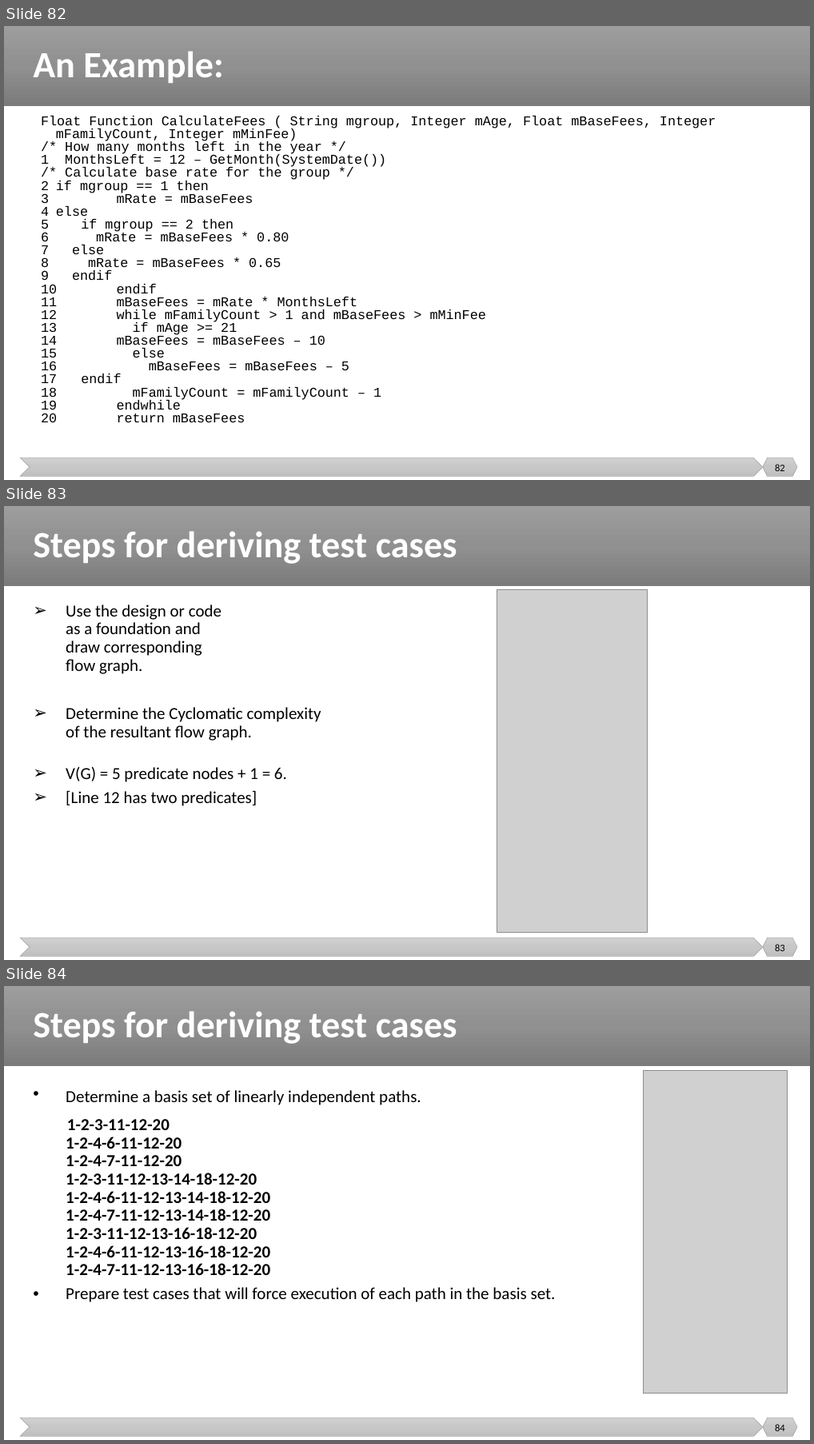
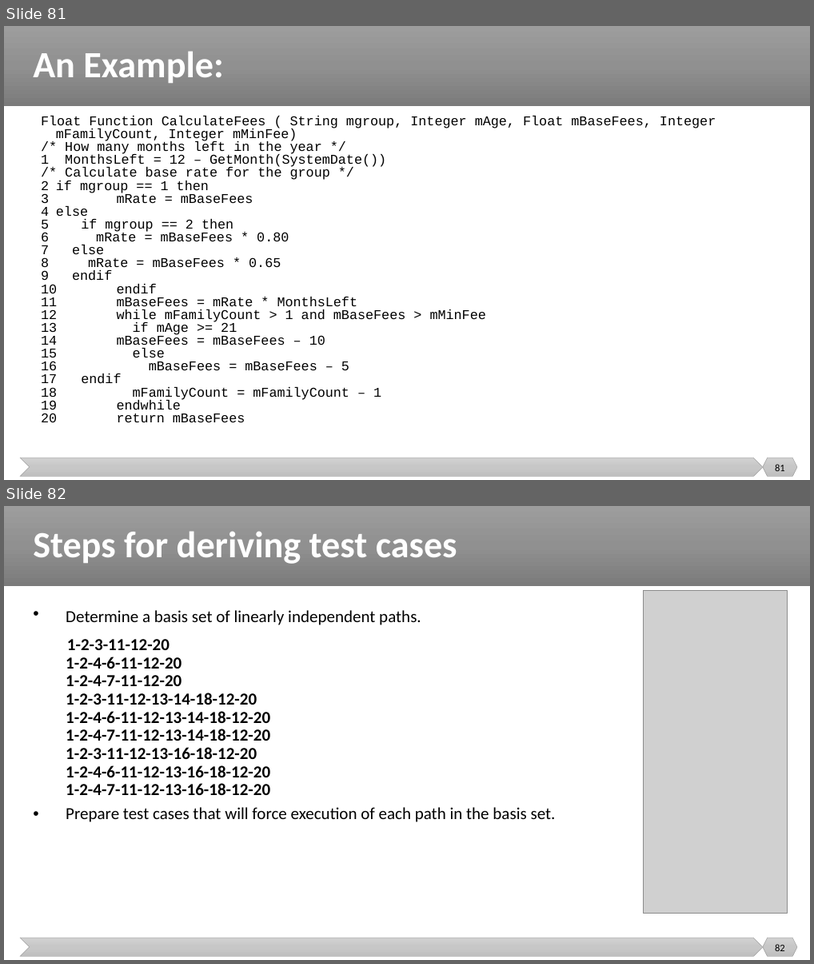
Before and after one commit to malenezi/malenezi, a slide deck: new_SE401/Lectures/7-Test Design Techniques/Structural Testing.pptx. Shown one above the other, each under a label of ours: slides 82, 83 and 84 before the commit, slides 81 and 82 after it. The pictures are 814x1444 and 814x964 pixels, drawn with LibreOffice and Linux fonts; fonts in the diff are those of the drawing; grey boxes stand for pictures. Boxes give left, top, right and bottom in pixels: in the first picture for what was removed or moved away, otherwise in the second. Text is boxed around its words. In the diff, an @@ line names an element or a change of style, - is before the commit and + after.

```diff
--- a/new_SE401/Lectures/7-Test Design Techniques/Structural Testing.pptx
+++ b/new_SE401/Lectures/7-Test Design Techniques/Structural Testing.pptx
@@ slide 83 removed at bbox=[4, 506, 810, 960], background #FFFFFF; not listed: 3 template elements that a slide beside it also shows @@
@@ title removed at bbox=[33, 531, 458, 564] @@
-Steps for deriving test cases
@@ picture removed at bbox=[498, 589, 648, 932] @@
@@ text removed at bbox=[66, 604, 322, 806] @@
-➢ Use the design or code
-  as a foundation and
-  draw corresponding
-  flow graph.
-➢ Determine the Cyclomatic complexity
-  of the resultant flow graph.
-➢ V(G) = 5 predicate nodes + 1 = 6.
-➢ [Line 12 has two predicates]
@@ page number removed at bbox=[775, 944, 786, 951] @@
-83
@@ what was slide 82 is now slide 81 @@
@@ page number at bbox=[775, 464, 786, 471]: text changed @@
-82
+81
@@ what was slide 84 is now slide 82 @@
@@ page number at bbox=[775, 944, 786, 951]: text changed @@
-84
+82
```
Also in this commit, not shown: 8 slides changed, 1 other slide removed.
